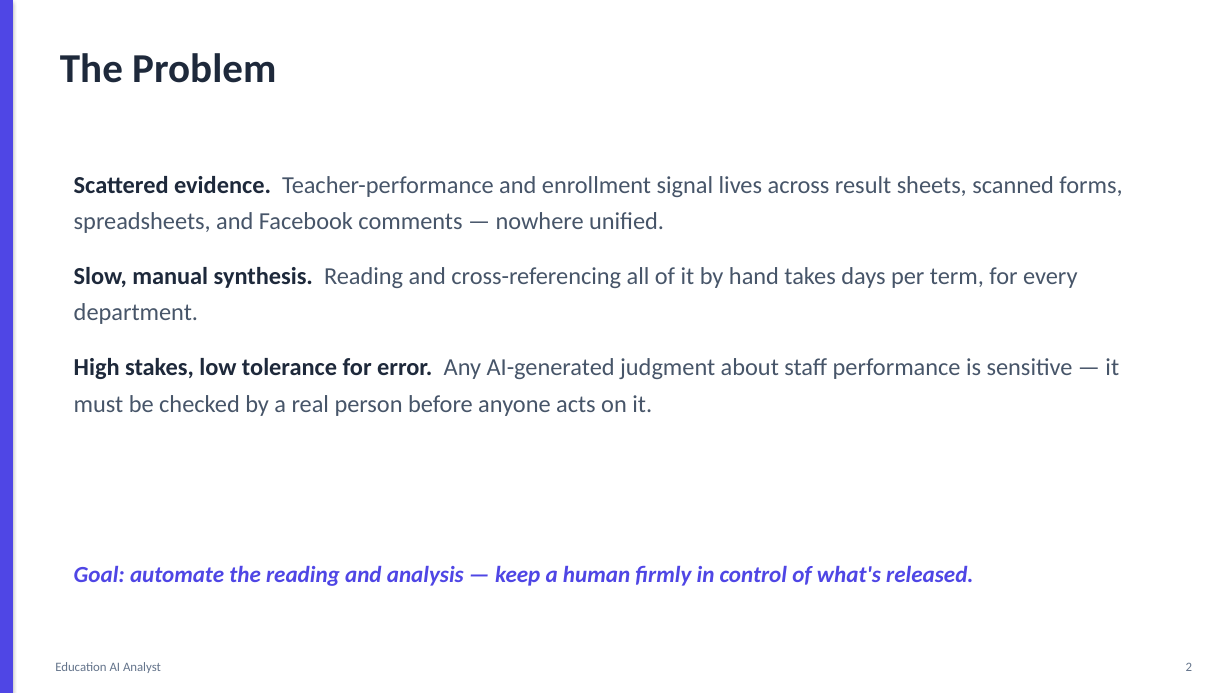
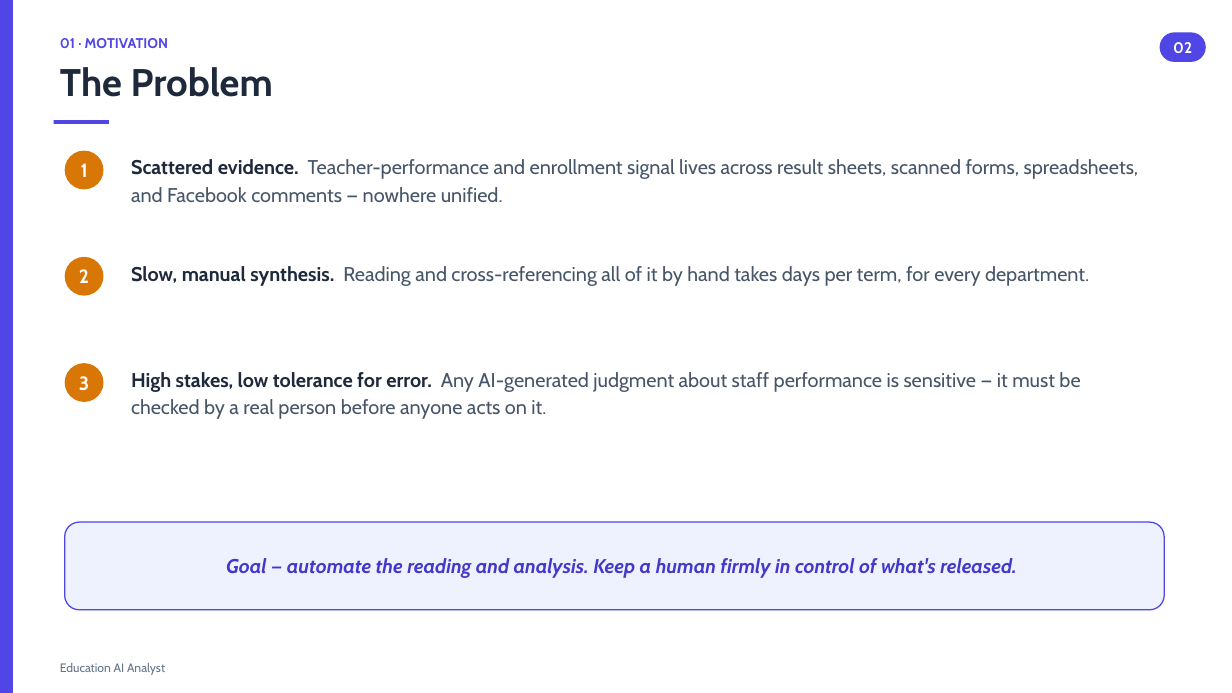
Before and after one commit to sumaiyaSultanaTarin/Education-AI-Analyst, a slide deck: slide 2 of docs/presentation-slides.pptx. Drawn at 1232x693 pixels with LibreOffice and Linux fonts; fonts in the diff are those of the drawing. Boxes give left, top, right and bottom in pixels: in the first picture for what was removed or moved away, otherwise in the second. Text is boxed around its words. In the diff, an @@ line names an element or a change of style, - is before the commit and + after.

```diff
--- a/docs/presentation-slides.pptx
+++ b/docs/presentation-slides.pptx
@@ rectangle at bbox=[0, 0, 13, 693]: shadow off @@
@@ text "The Problem": place and size @@
-text "The Problem" at bbox=[60, 53, 276, 83]
+text "The Problem" at bbox=[60, 67, 273, 97]
@@ text "The Problem" at bbox=[60, 67, 273, 97]: size 32 to 30 pt, font Calibri to Cabin @@
@@ text added at bbox=[60, 38, 168, 48], 11 pt, text #4F46E5, bold @@
+01 · MOTIVATION
@@ rounded rectangle added at bbox=[1160, 32, 1206, 62], fill #4F46E5, 12 pt, text #FFFFFF, bold @@
+02
@@ rectangle added at bbox=[54, 120, 109, 124], fill #4F46E5 @@
@@ ellipse added at bbox=[65, 151, 104, 189], fill #D97706, 15 pt, text #FFFFFF, bold @@
+1
@@ text at bbox=[74, 176, 1122, 324]: paragraphs removed @@
-Scattered evidence. Teacher-performance and enrollment signal lives across result sheets, scanned forms, spreadsheets, and Facebook comments — nowhere unified.
-Slow, manual synthesis. Reading and cross-referencing all of it by hand takes days per term, for every department.
@@ text added at bbox=[131, 159, 1139, 202], 15.5 pt, text #475569 @@
+Scattered evidence. Teacher-performance and enrollment signal lives across result sheets, scanned forms, spreadsheets, and Facebook comments — nowhere unified.
@@ ellipse "2": place and size @@
-ellipse "2" at bbox=[1186, 662, 1192, 671]
+ellipse "2" at bbox=[65, 257, 104, 296]
@@ ellipse "2" at bbox=[65, 257, 104, 296]: size 10 to 15 pt, font Calibri to Cabin, text colour #64748B to #FFFFFF, bold on; alignment right to centre; vertical alignment top to middle; fill none to #D97706 @@
@@ text added at bbox=[131, 266, 1089, 286], 15.5 pt, text #475569 @@
+Slow, manual synthesis. Reading and cross-referencing all of it by hand takes days per term, for every department.
@@ ellipse added at bbox=[65, 363, 104, 402], fill #D97706, 15 pt, text #FFFFFF, bold @@
+3
@@ text "High stakes, low tolerance for ...": place and size @@
-text "High stakes, low tolerance for ..." at bbox=[74, 176, 1122, 416]
+text "High stakes, low tolerance for ..." at bbox=[131, 372, 1080, 419]
@@ text "High stakes, low tolerance for ..." at bbox=[131, 372, 1080, 419]: size 19 to 15.5 pt, font Calibri to Cabin; line spacing 1.25 to 1.15; less space between paragraphs @@
@@ rounded rectangle "Goal — automate the reading ...": place and size @@
-rounded rectangle "Goal — automate the reading ..." at bbox=[74, 566, 973, 586]
+rounded rectangle "Goal — automate the reading ..." at bbox=[65, 522, 1165, 610]
@@ rounded rectangle "Goal — automate the reading ..." at bbox=[65, 522, 1165, 610]: vertical alignment top to middle; fill none to #EEF2FF; outline none to #4F46E5 1 pt @@
@@ text in rounded rectangle at bbox=[226, 558, 1017, 578]: text changed; size 18 to 15.5 pt; font Calibri to Cabin; text colour #4F46E5 to #4338CA @@
-Goal: automate the reading and analysis — keep a human firmly in control of what's released.
+Goal — automate the reading and analysis. Keep a human firmly in control of what's released.
@@ text "Education AI Analyst" at bbox=[60, 663, 165, 675]: size 10 to 9.5 pt, font Calibri to Cabin @@
```
Also in this commit, not shown: 9 other slides changed.
